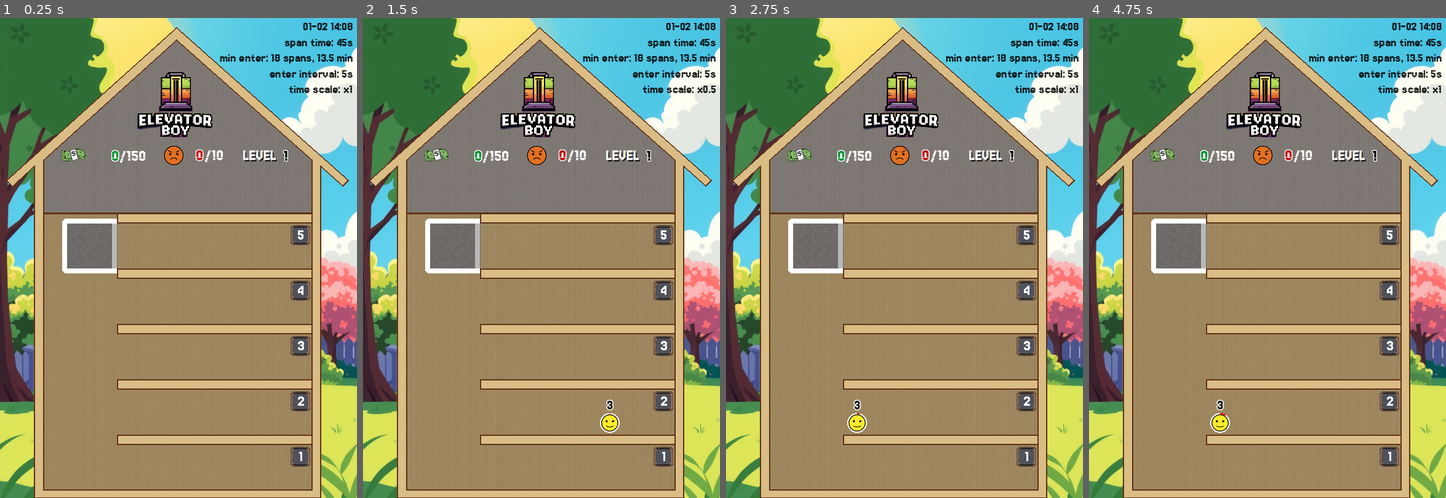
Above: before the commit, frames 1-4 (left to right).
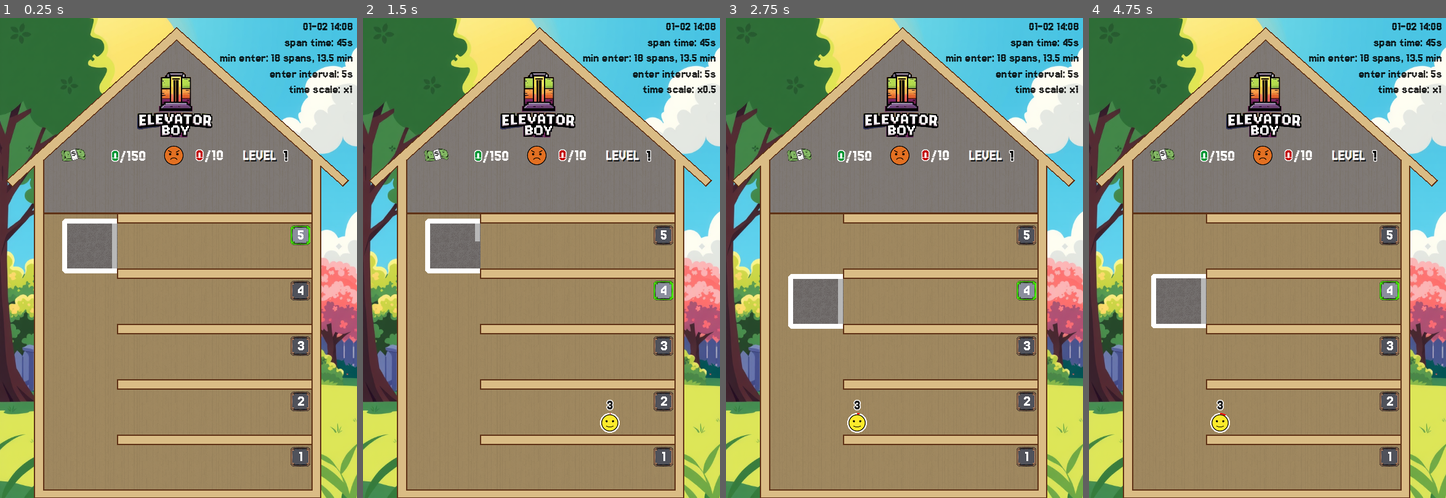
Above: after the commit, the same moments.

Repository: gilad905/elevator-boy
Game: Godot game, scene res://scenes/main.tscn
The game is run twice, just before and just after one commit, with the same random seed, the same clock (stepped at 60 frames per second) and the same inputs.
Inputs:
- Up to frame 1 (0.25 s): no input
- Up to frame 2 (1.5 s): tap Enter at 0.5 s; hold Up (elevator_move_up) 0.53-1.28 s; tap Space (door_toggle) at 0.6 s; hold Down (elevator_move_down) from 1.28 s (still down); tap A (time_scale_decrease) at 1.35 s
- Up to frame 3 (2.75 s): release Down (elevator_move_down) at 2.03 s; hold Up (elevator_move_up) from 2.03 s (still down); hold Q (time_scale_increase) from 2.03 s (still down)
- Up to frame 4 (4.75 s): release Q (time_scale_increase) at 2.78 s; tap Space (door_toggle) at 2.85 s; release Up (elevator_move_up) at 3.53 s; hold A (time_scale_decrease) 3.53-4.28 s; hold Down (elevator_move_down) from 3.53 s (still down); tap Q (time_scale_increase) at 4.35 s

The runs differ from the first frame. In frame 1, 0.2% of the frame differs, in the area x 81-87%, y 43-48%; in frame 2, 0.3%; in frame 3, 3.7%, in the area x 17-87%, y 41-65%; in frame 4, 3.7%.
Error before the commit: Parse Error: Identifier "is_moving" not declared in the current scope. (res://scripts/elevator.gd:98)

Commit message:
back to "overlay continue; overlay stop all timers; next level"

Diff:
--- a/scenes/main.tscn
+++ b/scenes/main.tscn
@@ -10,7 +10,6 @@
 [ext_resource type="Script" path="res://scripts/elevator.gd" id="4_iffau"]
 [ext_resource type="Texture2D" uid="uid://b4e56rixu0o0y" path="res://assets/patterns/attic.png" id="4_q54io"]
 [ext_resource type="PackedScene" uid="uid://cx6ocur83tfii" path="res://scenes/framed_polygon.tscn" id="7_ccv1v"]
-[ext_resource type="Script" path="res://scripts/mover.gd" id="7_q8a83"]
 [ext_resource type="Script" path="res://scripts/hud.gd" id="9_oiqtx"]
 [ext_resource type="Texture2D" uid="uid://bwy8vnk6nn1fb" path="res://assets/dollars.png" id="10_sj0jc"]
 [ext_resource type="Texture2D" uid="uid://s3d8mxmwaxio" path="res://assets/level.png" id="11_pd4if"]
@@ -67,9 +66,6 @@
 [node name="Elevator" type="Node2D" parent="."]
 position = Vector2(105, 330)
 script = ExtResource("4_iffau")
-
-[node name="Mover" type="Node" parent="Elevator"]
-script = ExtResource("7_q8a83")
 
 [node name="Wallpaper" type="Polygon2D" parent="Elevator"]
 modulate = Color(0.489622, 0.489622, 0.489622, 1)
--- a/scripts/elevator.gd
+++ b/scripts/elevator.gd
@@ -1,7 +1,8 @@
 extends Room
 
 var current_floor_num: int
-var current_speed: float = 0.0
+var floor_height: int
+var is_moving: bool = false
 var persons_offset: Vector2
 var inner_size: Vector2
 
@@ -9,25 +10,39 @@
 	self.person_limit = 4
 	current_floor_num = Global.floor_count
 	Nodes.floors.set_floor_pressed(current_floor_num)
+	var floor_1 = Nodes.floors.get_node("Floor_1")
+	var floor_2 = Nodes.floors.get_node("Floor_2")
+	floor_height = floor_1.position.y - floor_2.position.y
 	inner_size.x = $Frame.points[0].x - $Frame.points[1].x - $Frame.width
 	inner_size.y = $Frame.points[3].y - $Frame.points[0].y - $Frame.width
 	persons_offset = Vector2.ONE * ($Frame.width / 2 - Global.person_radius)
 
 func go_to_floor(floor_num: int) -> void:
-	assert(is_floor_in_bounds(floor_num), "floor out of bounds")
-
+	if is_moving:
+		return
 	if floor_num == current_floor_num:
 		$Door.toggle_state()
 		return
 
+	assert(is_floor_in_bounds(floor_num), "floor out of bounds")
+
+	is_moving = true
 	Nodes.floors.set_floor_pressed(floor_num)
 	if $Door.current_state != $Door.State.closed:
 		$Door.set_state($Door.State.closing)
 		await $Door.has_closed
 
-	await $Mover.reached_floor
+	var floor_delta = current_floor_num - floor_num
+	var target_y = position.y + floor_delta * floor_height
+	var duration = abs(floor_delta) * Global.one_floor_duration_sec
+
+	var tween = create_tween()
+	tween.set_trans(Tween.TRANS_SINE)
+	tween.tween_property(self, "position:y", target_y, duration)
+	await tween.finished
 
 	$Door.set_state($Door.State.opening)
+	is_moving = false
 	current_floor_num = floor_num
 
 func move_one_floor(go_up: bool) -> void:
--- a/scripts/globals/global.gd
+++ b/scripts/globals/global.gd
@@ -9,7 +9,7 @@
 @export var angry_money_loss: int = 10
 @export var money_by_happy_count: Array[int] = [0, 1, 10, 20, 40]
 
-@export var elevator_speed: int = 3
+@export var one_floor_duration_sec: float = 0.8
 @export var door_open_speed: int = 3
 
 @export var win_on_amount: int = 150
--- a/scripts/mover.gd
+++ /dev/null
@@ -1,23 +0,0 @@
-extends Node
-
-var elevator: Room = get_parent()
-var current_y: float:
-	get: return elevator.position.y
-var target_y: float
-var acceleration: int = 0
-var speed: float = 0.0
-
-signal reached_floor
-
-func _process(delta: float) -> void:
-	if acceleration != 0:
-		if target_y == current_y:
-			acceleration = 0
-			reached_floor.emit()
-		else:
-
-func move_to_floor(floor_num: int) -> void:
-	var _floor = Nodes.floors.get_floor(floor_num)
-	target_y = _floor.position.y
-	acceleration = 1 if target_y > current_y else -1
-	await reached_floor
Not shown: 1 places in scenes/main.tscn that only renumber resources
